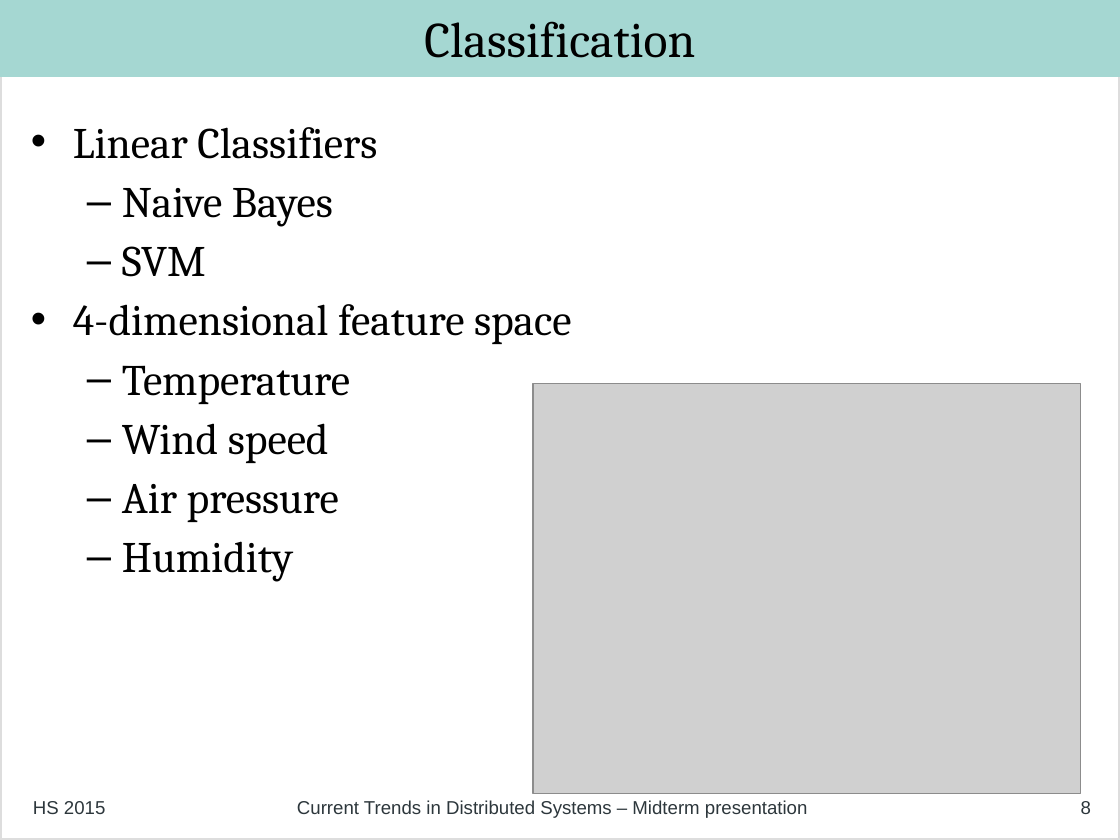
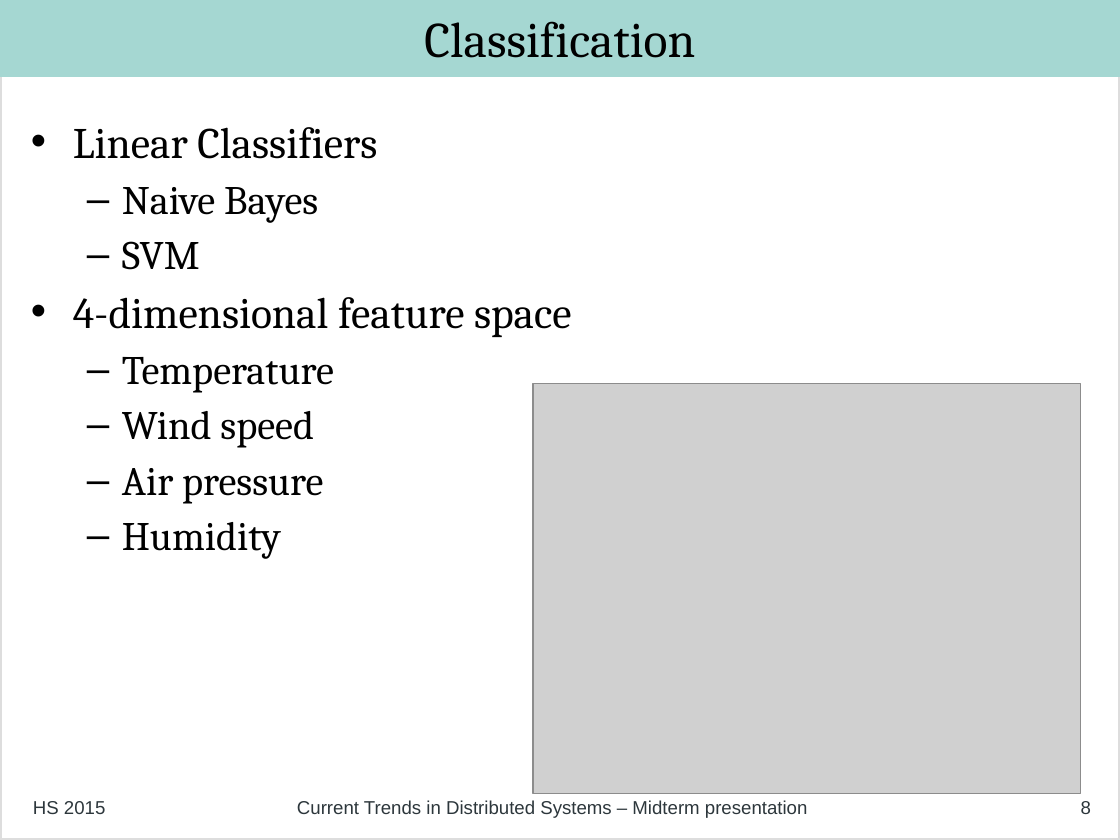
Before and after one commit to philipp-oldenburg/ctds-storm, a slide deck: slide 8 of Project-Weather-Station/Mid Term Presentation - Final.odp. Drawn at 1120x840 pixels with LibreOffice and Linux fonts; fonts in the diff are those of the drawing; grey boxes stand for pictures. Boxes give left, top, right and bottom in pixels: in the first picture for what was removed or moved away, otherwise in the second. Text is boxed around its words. In the diff, an @@ line names an element or a change of style, - is before the commit and + after.

Commit message:
a bit of formatting

```diff
--- a/Project-Weather-Station/Mid Term Presentation - Final.odp
+++ b/Project-Weather-Station/Mid Term Presentation - Final.odp
@@ text at [122, 187, 334, 559]: size 28 to 26 pt in "Naive Bayes", "SVM", "Temperature", "Wind speed" and 2 more places @@
```
Also in this commit, not shown: 5 other slides changed.
